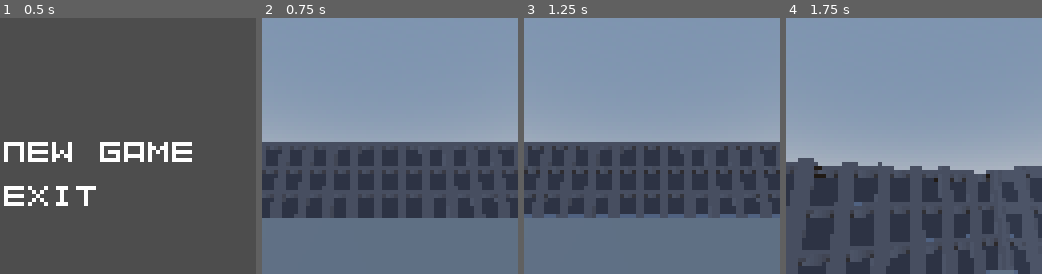
Above: before the commit, frames 1-4 (left to right).
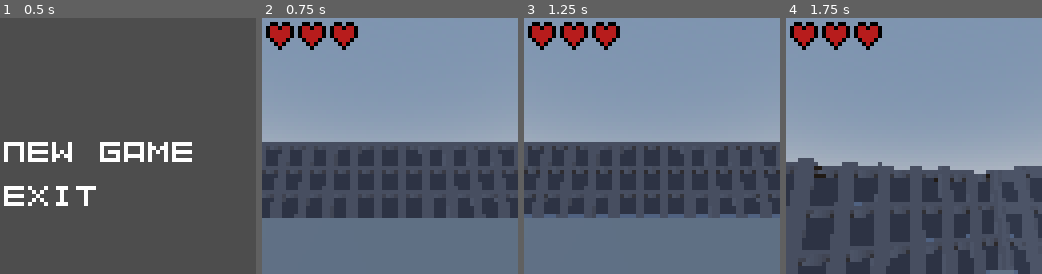
Above: after the commit, the same moments.

Repository: bonsaipropaganda/lowrez
Game: Godot game, scene res://scenes/main_menu.tscn
Same seed, same stepped clock (60 frames per second), same inputs: the game is played once before the commit and once after it.
Inputs (mouse positions are in pixels of both pictures, inside the frame that each line leads up to):
- Up to frame 1 (0.5 s): no input
- Up to frame 2 (0.75 s): click (359, 151) at 0.5 s
- Up to frame 3 (1.25 s): no input
- Up to frame 4 (1.75 s): tap Enter (ui_accept) at 1.25, 1.52 s; move the mouse to (926, 146) at 1.27 s; hold Up (ui_up) from 1.28 s (still down); click (926, 146) at 1.35 s

Frame 1 is identical in both runs. In frame 2, 2.5% of the frame differs, in the area x 1-38%, y 1-13%; in frame 3, 2.5%; in frame 4, 2.5%.

Commit message:
added healthbar

Diff:
--- a/code/Player.gd
+++ b/code/Player.gd
@@ -59,6 +59,9 @@
 func reset_player():
 	print("player died")
 	health.current_health = health.starting_health
+	$Heart.show()
+	$Heart2.show()
+	$Heart3.show()
 	position = starting_pos
 
 func attack():
@@ -71,3 +74,12 @@
 			if component.name == "HealthComponent":
 				print(component.current_health)
 				component.current_health -= 1
+
+
+func _on_health_component_take_damage():
+	if health.current_health < 3:
+		$Heart3.hide()
+	if health.current_health < 2:
+		$Heart2.hide()
+	if health.current_health < 1:
+		$Heart.hide()
--- a/code/health_component.gd
+++ b/code/health_component.gd
@@ -6,12 +6,16 @@
 @export var starting_health: int
 var current_health:
 	set(new_value):
+		var took_dmg = false
 		# if new value is less than the current health take damage signal
 		if current_health:
 			if new_value < current_health:
-				take_damage.emit()
+				took_dmg = true
 		# sets the value like normal
 		current_health = new_value
+		# signal emitted after setting current_health
+		if took_dmg:
+			take_damage.emit()
 		# emits a signal if entity runs out of health
 		if current_health == 0:
 			die.emit()
--- a/code/proc_gen.gd
+++ b/code/proc_gen.gd
@@ -34,6 +34,7 @@
 	var start = rooms[-1].position + rooms[-1].size/2
 
 	player.position = Vector3(start.x, 0, start.y)
+	player.starting_pos = player.position
 
 	room_types = []
 	room_types.resize(len(rooms))
--- a/project.godot
+++ b/project.godot
@@ -20,6 +20,8 @@
 window/size/viewport_width=64
 window/size/viewport_height=64
 window/size/mode=2
+window/size/window_width_override=640
+window/size/window_height_override=640
 window/stretch/mode="viewport"
 
 [input]
@@ -70,5 +72,6 @@
 
 [rendering]
 
+textures/canvas_textures/default_texture_filter=0
 renderer/rendering_method="gl_compatibility"
 renderer/rendering_method.mobile="gl_compatibility"
--- a/scenes/player.tscn
+++ b/scenes/player.tscn
@@ -1,7 +1,8 @@
-[gd_scene load_steps=6 format=3 uid="uid://djpt27ldofduc"]
+[gd_scene load_steps=7 format=3 uid="uid://djpt27ldofduc"]
 
 [ext_resource type="Script" path="res://code/Player.gd" id="1_0l28j"]
 [ext_resource type="PackedScene" uid="uid://dyhk34bvr5waa" path="res://scenes/health_component.tscn" id="2_xcg1h"]
+[ext_resource type="Texture2D" uid="uid://4hnptyj0gk8p" path="res://art/heart.png" id="3_j71rn"]
 
 [sub_resource type="CapsuleMesh" id="CapsuleMesh_jjqv4"]
 
@@ -37,4 +38,17 @@
 [node name="HealthComponent" parent="." instance=ExtResource("2_xcg1h")]
 starting_health = 3
 
+[node name="Heart" type="Sprite2D" parent="."]
+position = Vector2(4, 4)
+texture = ExtResource("3_j71rn")
+
+[node name="Heart2" type="Sprite2D" parent="."]
+position = Vector2(12, 4)
+texture = ExtResource("3_j71rn")
+
+[node name="Heart3" type="Sprite2D" parent="."]
+position = Vector2(20, 4)
+texture = ExtResource("3_j71rn")
+
 [connection signal="die" from="HealthComponent" to="." method="_on_health_component_die"]
+[connection signal="take_damage" from="HealthComponent" to="." method="_on_health_component_take_damage"]
Binary file added: art/heart.png
Not shown, added: art/heart.png.import
